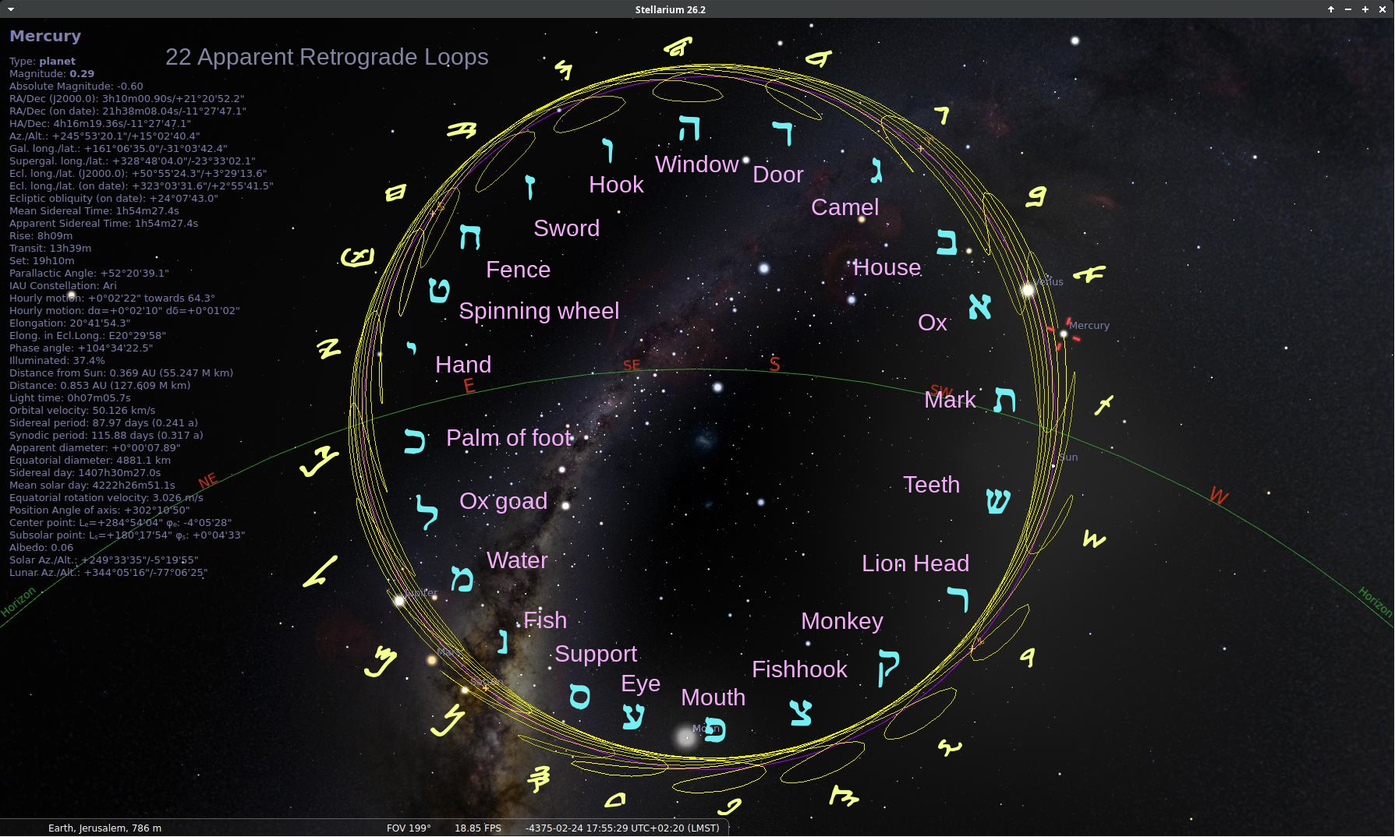
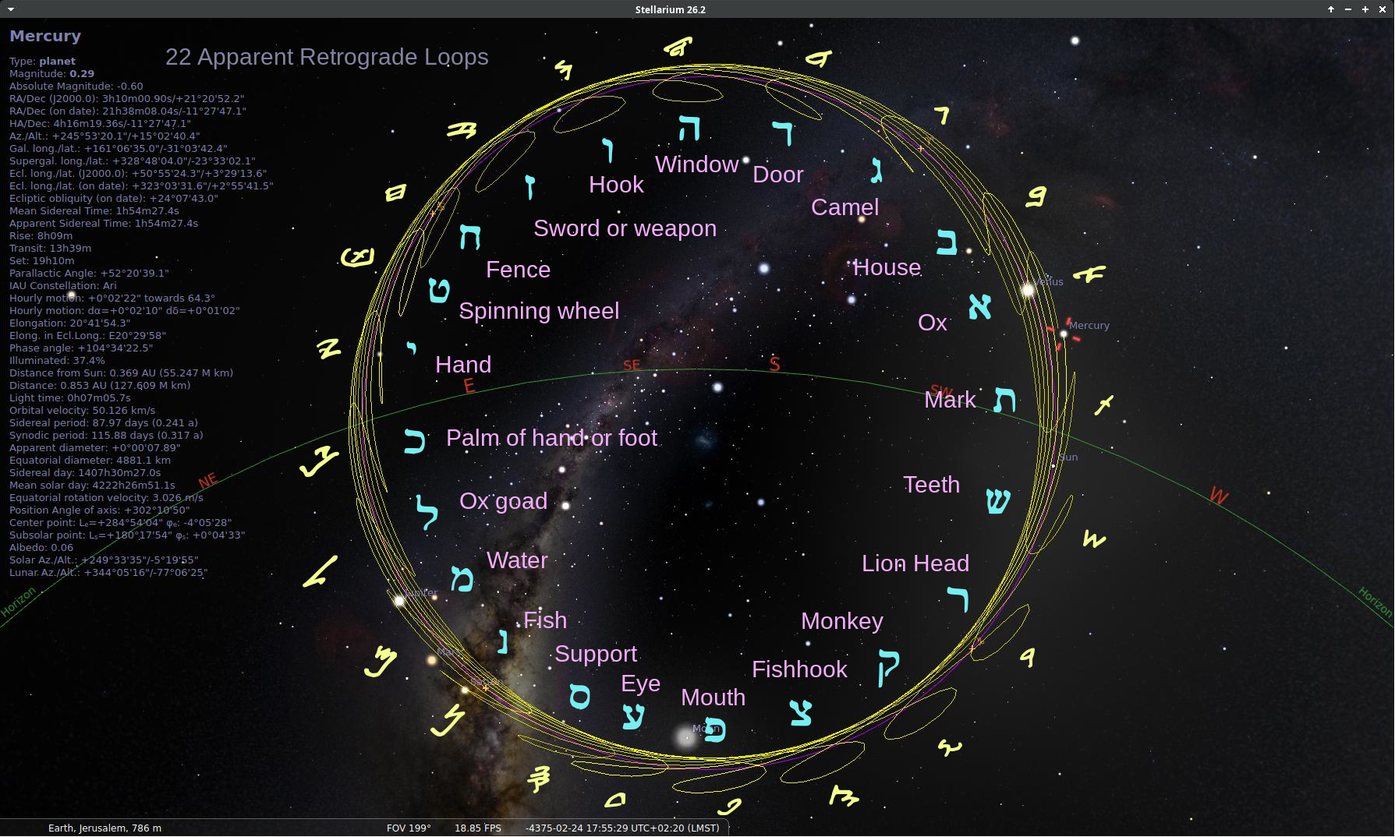
Layers edited between the first and the second 1395 x 837 image:
renamed "Palm of foot" to "Palm of hand or foot", painted on it over (x1=531, y1=428, x2=658, y2=446)
renamed "Sword" to "Sword or weapon", painted on it over (x1=607, y1=223, x2=716, y2=241)
